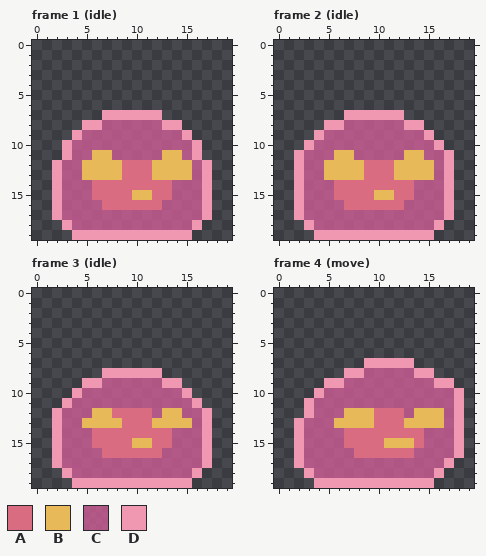
One commit to this pixel-art file: Assets/Art/Player/slime.aseprite. The picture above was drawn from the file before the commit.
20x20 pixels, 46 frames. Shown: frame 1 (idle), frame 2 (idle), frame 3 (idle), frame 4 (move). The commit also changed other frames, which this record leaves out.
Palette (. is transparent): A #d96c81  B #e8b958  C #d75f9bc0  D #f097b1
After the commit:
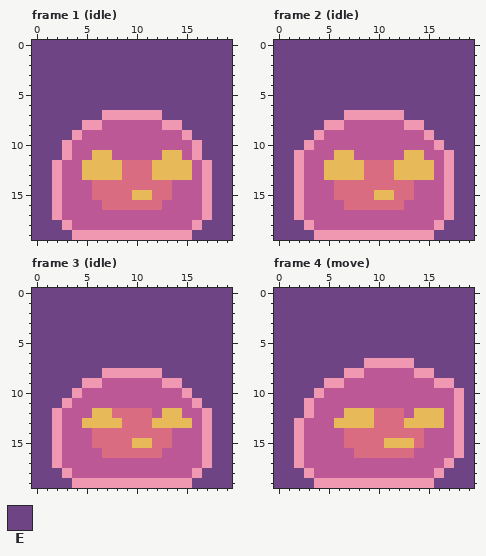
Colours new in this view: E #6f4485
The commit says: added moveToHook animation should play land animation then movetohook (loop)
Difference:
layer "BG" now shown
colour C: #d75f9bc0 -> #bd5896
Changed rows in their new state; - is a pixel that keeps its letter.
Frame 1 (idle), layer "BG":
first column x 0:
 0 EEEEEEEEEEEEEEEEEEEE
 1 EEEEEEEEEEEEEEEEEEEE
 2 EEEEEEEEEEEEEEEEEEEE
 3 EEEEEEEEEEEEEEEEEEEE
 4 EEEEEEEEEEEEEEEEEEEE
 5 EEEEEEEEEEEEEEEEEEEE
 6 EEEEEEEEEEEEEEEEEEEE
 7 EEEEEEE------EEEEEEE
 8 EEEEE----------EEEEE
 9 EEEE------------EEEE
10 EEE--------------EEE
11 EEE--------------EEE
12 EE----------------EE
13 EE----------------EE
14 EE----------------EE
15 EE----------------EE
16 EE----------------EE
17 EE----------------EE
18 EEE--------------EEE
19 EEEE------------EEEE
Frame 2 (idle), layer "BG":
first column x 0:
 0 EEEEEEEEEEEEEEEEEEEE
 1 EEEEEEEEEEEEEEEEEEEE
 2 EEEEEEEEEEEEEEEEEEEE
 3 EEEEEEEEEEEEEEEEEEEE
 4 EEEEEEEEEEEEEEEEEEEE
 5 EEEEEEEEEEEEEEEEEEEE
 6 EEEEEEEEEEEEEEEEEEEE
 7 EEEEEEE------EEEEEEE
 8 EEEEE----------EEEEE
 9 EEEE------------EEEE
10 EEE--------------EEE
11 EE----------------EE
12 EE----------------EE
13 EE----------------EE
14 EE----------------EE
15 EE----------------EE
16 EE----------------EE
17 EE----------------EE
18 EEE--------------EEE
19 EEEE------------EEEE
Frame 3 (idle), layer "BG":
first column x 0:
 0 EEEEEEEEEEEEEEEEEEEE
 1 EEEEEEEEEEEEEEEEEEEE
 2 EEEEEEEEEEEEEEEEEEEE
 3 EEEEEEEEEEEEEEEEEEEE
 4 EEEEEEEEEEEEEEEEEEEE
 5 EEEEEEEEEEEEEEEEEEEE
 6 EEEEEEEEEEEEEEEEEEEE
 7 EEEEEEEEEEEEEEEEEEEE
 8 EEEEEEE------EEEEEEE
 9 EEEEE----------EEEEE
10 EEEE------------EEEE
11 EEE--------------EEE
12 EE----------------EE
13 EE----------------EE
14 EE----------------EE
15 EE----------------EE
16 EE----------------EE
17 EE----------------EE
18 EEE--------------EEE
19 EEEE------------EEEE
Frame 4 (move), layer "BG":
first column x 0:
 0 EEEEEEEEEEEEEEEEEEEE
 1 EEEEEEEEEEEEEEEEEEEE
 2 EEEEEEEEEEEEEEEEEEEE
 3 EEEEEEEEEEEEEEEEEEEE
 4 EEEEEEEEEEEEEEEEEEEE
 5 EEEEEEEEEEEEEEEEEEEE
 6 EEEEEEEEEEEEEEEEEEEE
 7 EEEEEEEEE-----EEEEEE
 8 EEEEEEE---------EEEE
 9 EEEEE-------------EE
10 EEEE---------------E
11 EEE----------------E
12 EEE----------------E
13 EE-----------------E
14 EE-----------------E
15 EE-----------------E
16 EE-----------------E
17 EE----------------EE
18 EEE--------------EEE
19 EEEE------------EEEE
Pixel boxes of the changes (left, top, right, bottom) in both pictures:
changed: (32, 40, 232, 240)
changed: (274, 40, 474, 240)
changed: (32, 288, 232, 488)
changed: (274, 288, 474, 488)
